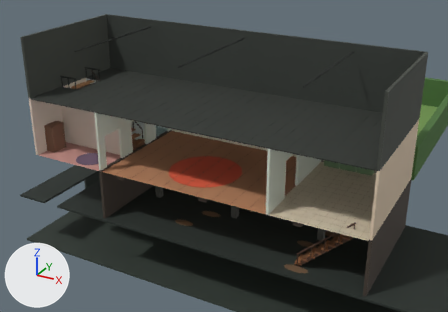
A saved change to the glTF model static/game/levels/stampkonijn-house.glb.
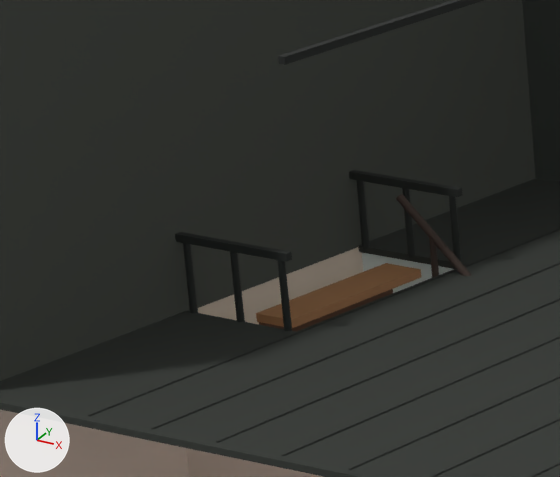
Old and new are each drawn from a camera (50 mm lens) standing at (21.95, -38.08, 20.1) and looking at (-0.9, 3.47, -0.67) and again close up on the part from 8% to 25% of the width and 14% to 35% of the height. Lighting does not change. The marker at lower left points along +X, +Y and +Z. The older version's two pictures come first. Where no turn or scale is listed for an object, it has been applied to the vertices. Vertices at exactly the same position are counted once.

The scene before the commit, as lines of its bpy script (objects in view):
```python
ob_upstairs_floor_1 = bpy.data.objects.new('upstairs_floor_1', me_mesh_164)
ob_upstairs_floor_1.location = (-12.58, 3.25, 4.78)
ob_upstairs_floor_2 = bpy.data.objects.new('upstairs_floor_2', me_mesh_165)
ob_upstairs_floor_2.location = (-12.58, -3.25, 4.78)
ob_upstairs_floor_seam_3 = bpy.data.objects.new('upstairs_floor_seam_3', me_mesh_169)
ob_upstairs_floor_seam_3.location = (-9.0, 0.0, 4.83)
ob_upstairs_rail_post_0_0 = bpy.data.objects.new('upstairs_rail_post_0_0', me_mesh_199)
ob_upstairs_rail_post_0_0.location = (-13.28, 1.5, 5.25)
ob_upstairs_rail_post_0_1 = bpy.data.objects.new('upstairs_rail_post_0_1', me_mesh_200)
ob_upstairs_rail_post_0_1.location = (-12.58, 1.5, 5.25)
ob_upstairs_rail_post_0_2 = bpy.data.objects.new('upstairs_rail_post_0_2', me_mesh_201)
ob_upstairs_rail_post_0_2.location = (-11.88, 1.5, 5.25)
ob_upstairs_rail_post_1_0 = bpy.data.objects.new('upstairs_rail_post_1_0', me_mesh_203)
ob_upstairs_rail_post_1_0.location = (-13.28, -1.5, 5.25)
ob_upstairs_railing_0 = bpy.data.objects.new('upstairs_railing_0', me_mesh_198)
ob_upstairs_railing_0.location = (-12.58, 1.5, 5.7)
ob_upstairs_railing_1 = bpy.data.objects.new('upstairs_railing_1', me_mesh_202)
ob_upstairs_railing_1.location = (-12.58, -1.5, 5.7)
# also in view: 'upstairs_back_wall' at (0.25, 5.0, 7.2); 'upstairs_floor_0' at (1.12, 0.0, 4.78); 'upstairs_beam_0' at (-8.6, 0.0, 9.05); 'bathroom_divider' at (-10.25, 1.65, 2.4); 'bedroom_divider' at (-10.25, -1.65, 2.4)
```
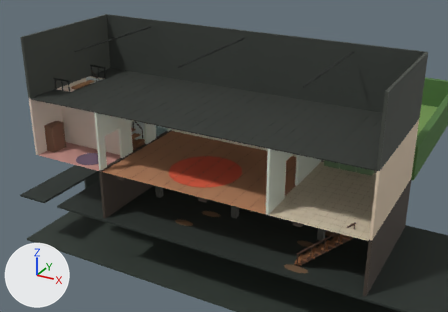
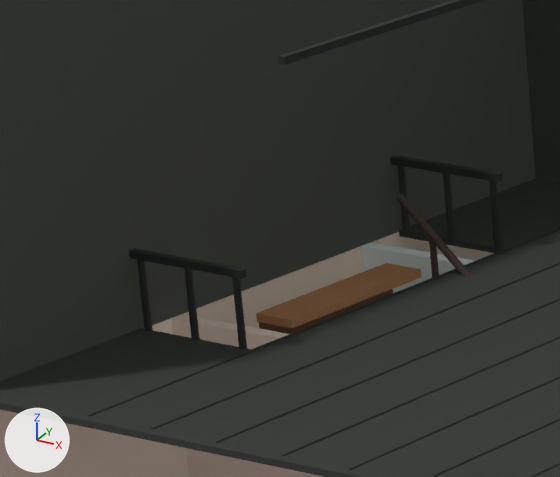
Commit message: Lengthen upstairs stairwell opening

Where the newer file only moved an object's origin or applied its transform, the numbers keep the older frame.

Changed parts and their boxes [x1, y1, x2, y2] in the close-ups (560 x 477 px; the box of a moved part takes in the faces that stretch with it):
'upstairs_floor_2', moved, rescaled: before [0, 311, 296, 426]; after [0, 328, 251, 426]
'upstairs_floor_1', moved, rescaled: before [358, 178, 560, 269]; after [399, 178, 560, 253]
'upstairs_railing_1', moved: before [175, 232, 292, 262]; after [129, 248, 247, 279]
'upstairs_railing_0', moved: before [349, 170, 462, 197]; after [390, 155, 503, 182]
'upstairs_rail_post_1_2', moved: before [278, 260, 292, 331]; after [232, 277, 247, 349]
'upstairs_rail_post_1_1', moved: before [230, 251, 245, 322]; after [184, 268, 200, 340]
'upstairs_rail_post_1_0', moved: before [183, 243, 198, 313]; after [137, 260, 153, 331]
'upstairs_rail_post_0_2', moved: before [449, 196, 462, 263]; after [489, 181, 502, 250]
'upstairs_rail_post_0_1', moved: before [402, 188, 415, 258]; after [443, 173, 456, 242]
'upstairs_rail_post_0_0', moved: before [356, 180, 370, 250]; after [397, 165, 410, 234]
part 2 of me_mesh_165, moved or reshaped: before [142, 311, 293, 352]; after [144, 330, 251, 352]

The edits, one by one:
me_mesh_164 is used by ob_upstairs_floor_1; location (-12.58, 3.25, 4.78).
me_mesh_164 had 8 vertices, 12 faces and spanned x -0.82..0.82, y -1.75..1.75, z -0.04..0.04.
me_mesh_164 now has 8 vertices, 12 faces and spans x -0.82..0.82, y -1.0..1.75, z -0.04..0.04.
me_mesh_164 part 1: the whole mesh is scaled about its middle by (1, 0.786, 1), then moved by (0.0, 0.38, 0.0).
me_mesh_165 is used by ob_upstairs_floor_2; location (-12.58, -3.25, 4.78).
me_mesh_165 had 8 vertices, 12 faces and spanned x -0.82..0.82, y -1.75..1.75, z -0.04..0.04.
me_mesh_165 now has 8 vertices, 12 faces and spans x -0.82..0.82, y -1.75..1.0, z -0.04..0.04.
me_mesh_165 part 2: the whole mesh is scaled about its middle by (1, 0.786, 1), then moved by (0.0, -0.38, 0.0).
Object 'upstairs_railing_0' (ob_upstairs_railing_0) moves from (-12.58, 1.5, 5.7) to (-12.58, 2.25, 5.7).
Object 'upstairs_rail_post_0_0' (ob_upstairs_rail_post_0_0) moves from (-13.28, 1.5, 5.25) to (-13.28, 2.25, 5.25).
Object 'upstairs_rail_post_0_1' (ob_upstairs_rail_post_0_1) moves from (-12.58, 1.5, 5.25) to (-12.58, 2.25, 5.25).
Object 'upstairs_rail_post_0_2' (ob_upstairs_rail_post_0_2) moves from (-11.88, 1.5, 5.25) to (-11.88, 2.25, 5.25).
Object 'upstairs_railing_1' (ob_upstairs_railing_1) moves from (-12.58, -1.5, 5.7) to (-12.58, -2.25, 5.7).
Object 'upstairs_rail_post_1_0' (ob_upstairs_rail_post_1_0) moves from (-13.28, -1.5, 5.25) to (-13.28, -2.25, 5.25).
Object 'upstairs_rail_post_1_1' (ob_upstairs_rail_post_1_1) moves from (-12.58, -1.5, 5.25) to (-12.58, -2.25, 5.25).
Object 'upstairs_rail_post_1_2' (ob_upstairs_rail_post_1_2) moves from (-11.88, -1.5, 5.25) to (-11.88, -2.25, 5.25).
